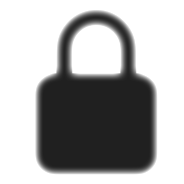
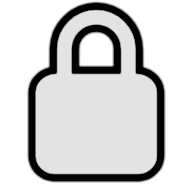
Comparing the layer stacks of the two 184 x 184 images. Changes:
pixels changed over 27, 1, 166, 183 (layer not identified)
